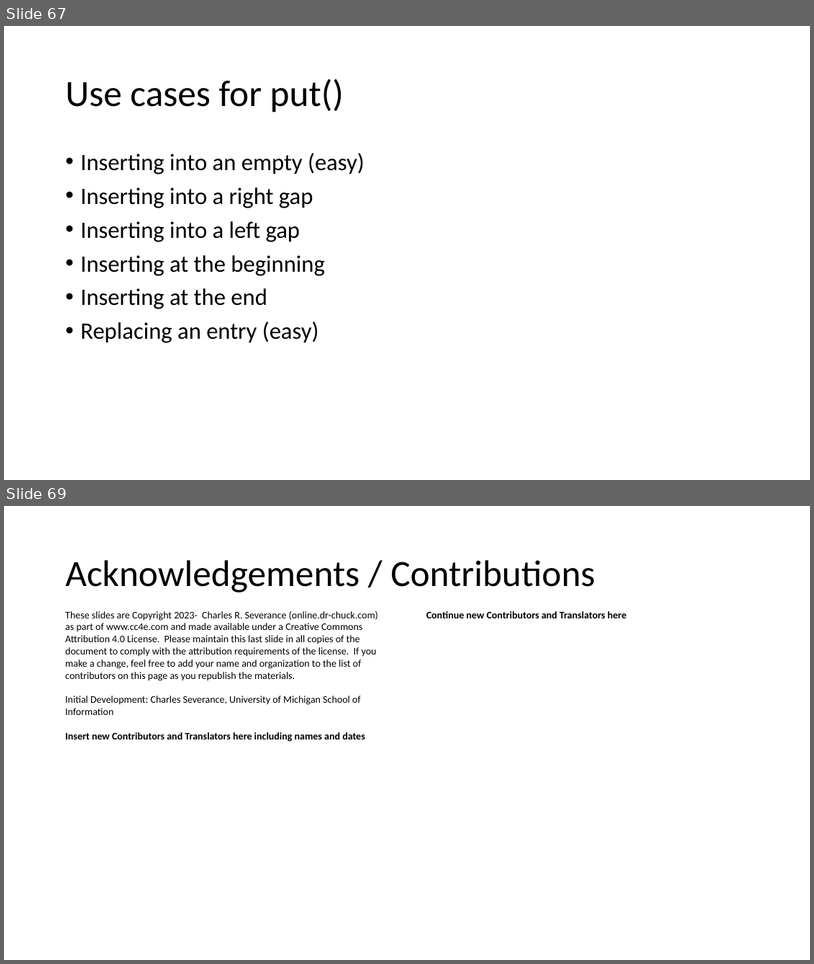
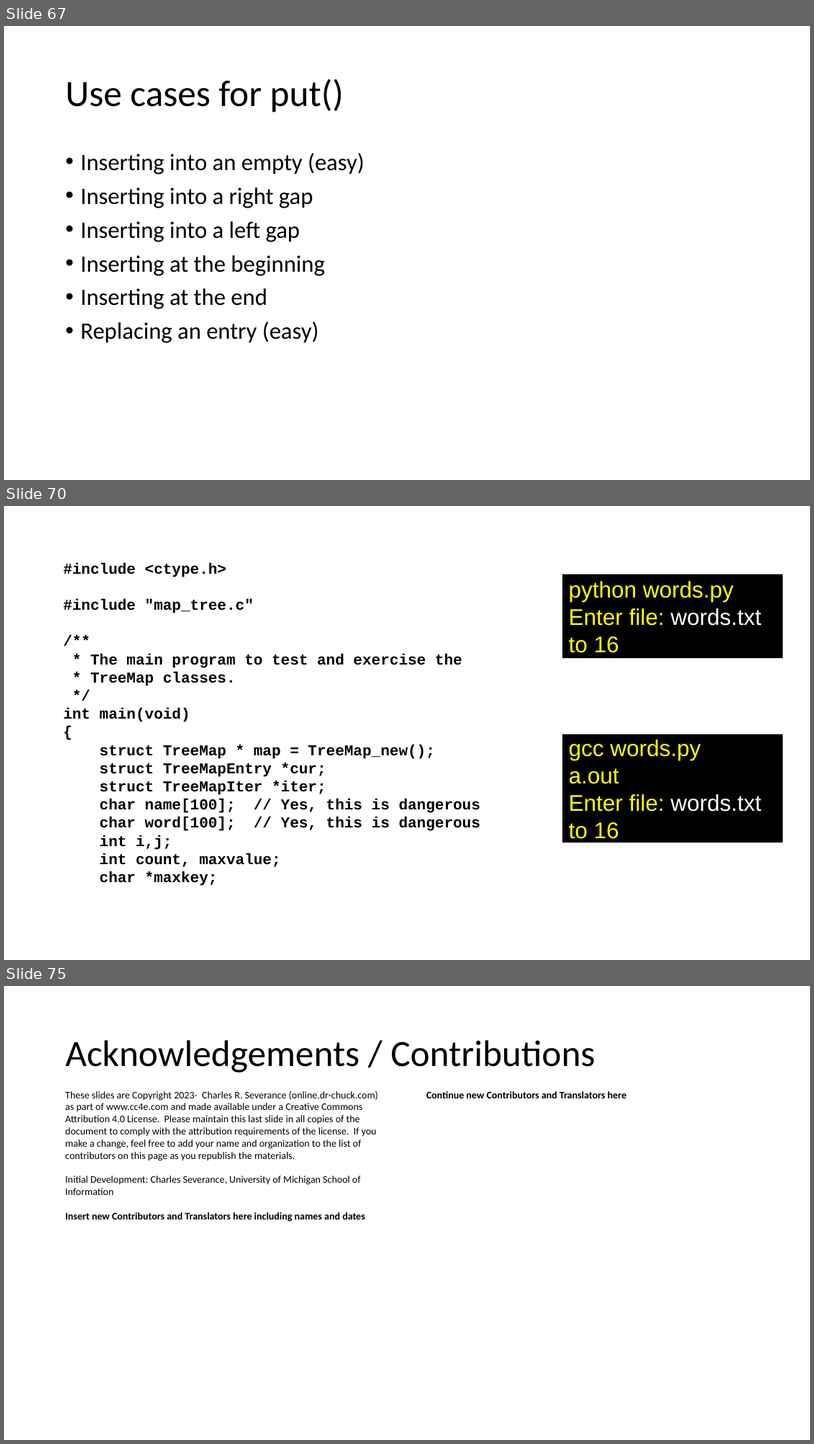
Before and after one commit to csev/cc4e, a slide deck: lectures/CC-05-Trees-Hash.pptx. Shown one above the other, each under a label of ours: slides 67 and 69 before the commit, slides 67, 70 and 75 after it; the slides between them are not shown. The pictures are 814x964 and 814x1444 pixels, drawn with LibreOffice and Linux fonts; fonts in the diff are those of the drawing. Boxes give left, top, right and bottom in pixels: in the first picture for what was removed or moved away, otherwise in the second. Text is boxed around its words. In the diff, an @@ line names an element or a change of style, - is before the commit and + after.

```diff
--- a/lectures/CC-05-Trees-Hash.pptx
+++ b/lectures/CC-05-Trees-Hash.pptx
@@ slide 70 added at box(4, 506, 810, 960), background #FFFFFF @@
@@ text added at box(63, 563, 481, 885), 18 pt, text #000000, bold @@
+#include <ctype.h>
+#include "map_tree.c"
+/**
+* The main program to test and exercise the
+* TreeMap classes.
+*/
+int main(void)
+{
+struct TreeMap * map = TreeMap_new();
+struct TreeMapEntry *cur;
+struct TreeMapIter *iter;
+char name[100]; // Yes, this is dangerous
+char word[100]; // Yes, this is dangerous
+int i,j;
+int count, maxvalue;
+char *maxkey;
@@ rectangle added at box(563, 574, 784, 659), fill #000000, 27 pt, text #FFFF00 @@
+python words.py
+Enter file: words.txt
+to 16
@@ rectangle added at box(563, 734, 784, 842), fill #000000, 27 pt, text #FFFF00 @@
+gcc words.py
+a.out
+Enter file: words.txt
+to 16
@@ what was slide 69 is now slide 75 @@
```
Also in this commit, not shown: 1 slide changed, 6 other slides added, 1 slide removed, 2 other files.
